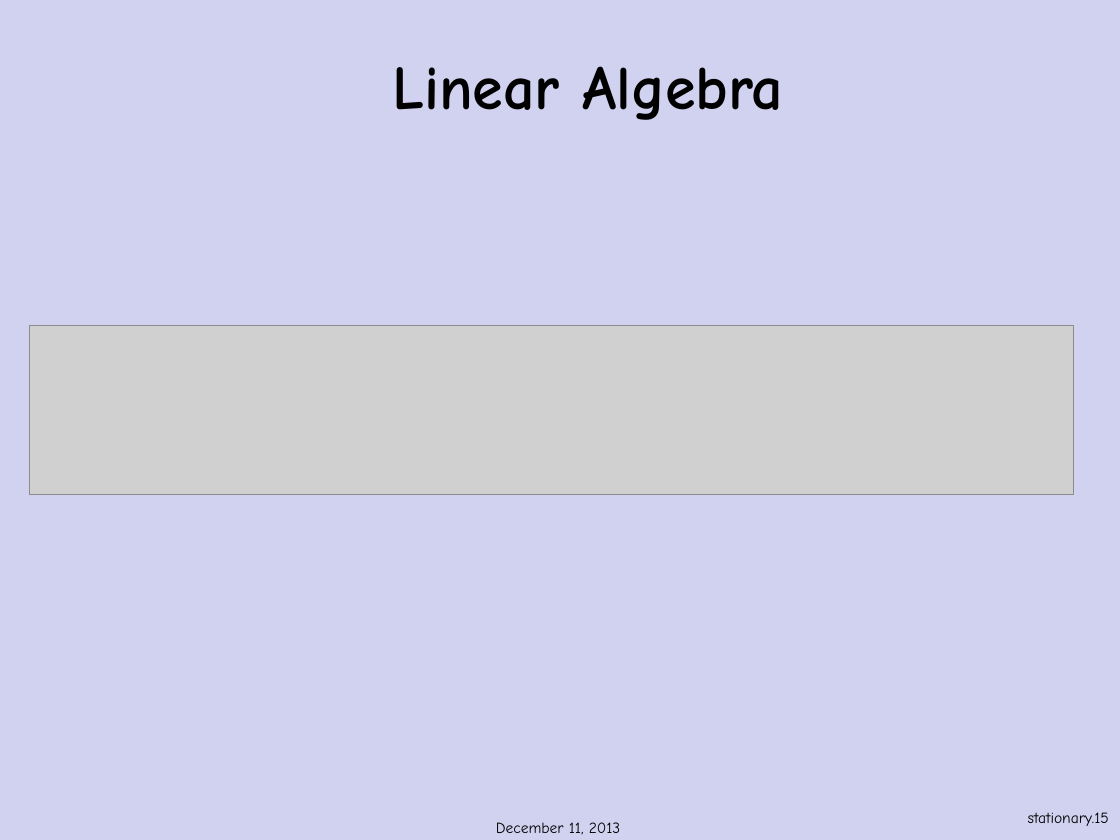
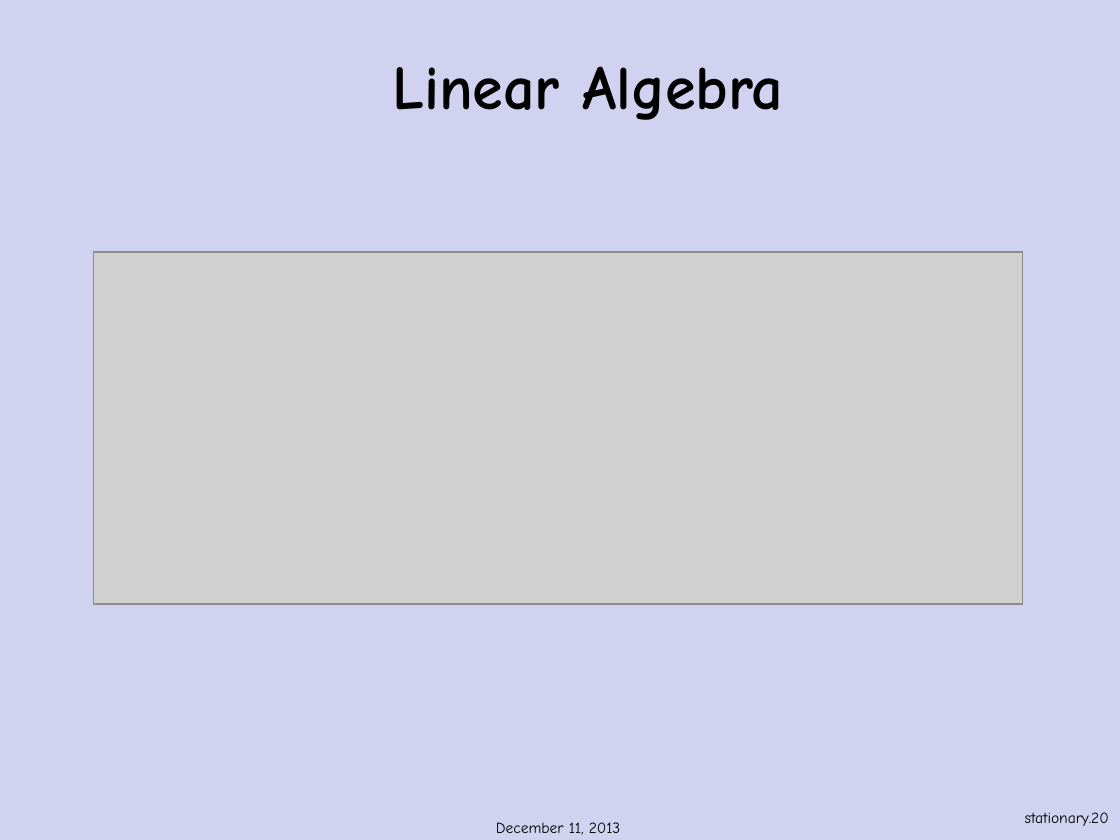
Before and after one commit to armeyer/mcs_web, a slide deck: slide 20 of fall13/slidesF13/stationary-distribution.pptx (slide 15 before the commit). Drawn at 1120x840 pixels with LibreOffice and Linux fonts; fonts in the diff are those of the drawing; grey boxes stand for pictures; background and template pictures are left out. Boxes give left, top, right and bottom in pixels: in the first picture for what was removed or moved away, otherwise in the second. Text is boxed around its words. In the diff, an @@ line names an element or a change of style, - is before the commit and + after.

```diff
--- a/fall13/slidesF13/stationary-distribution.pptx
+++ b/fall13/slidesF13/stationary-distribution.pptx
@@ picture: place and size @@
-picture at (29,325,1073,494)
+picture at (93,252,1023,604)
@@ page number at (1025,812,1109,826): text changed @@
-stationary.15
+stationary.20
```
Also in this commit, not shown: 15 other slides changed, 4 slides added, 3 other files.
